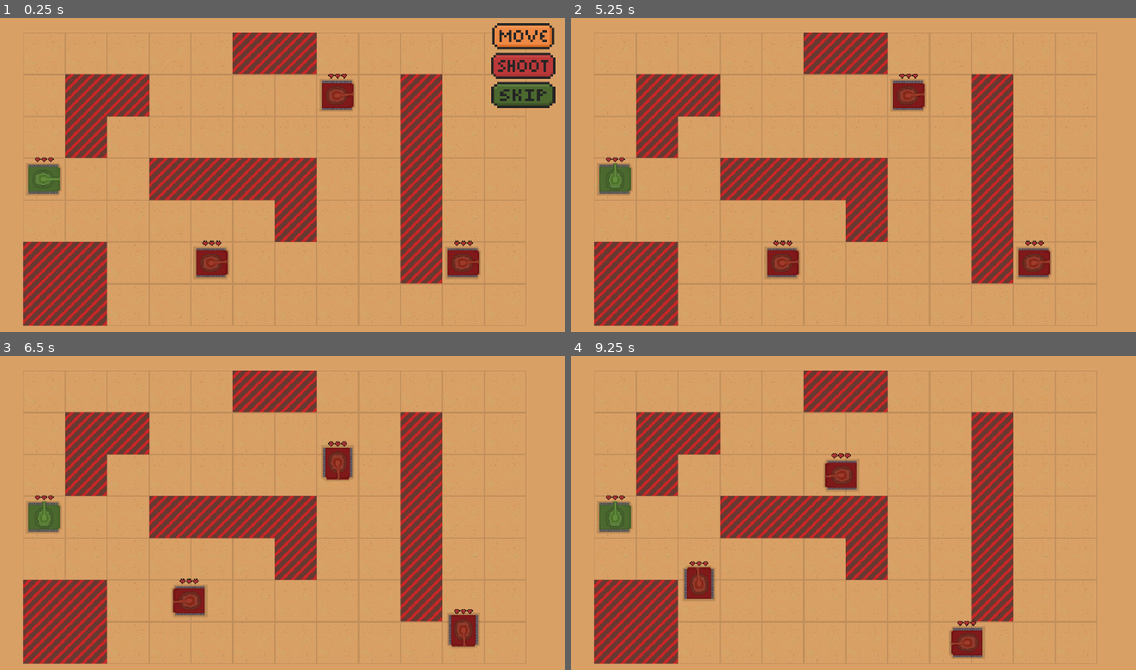
Above: before the commit, frames 1-4 (two rows, left to right).
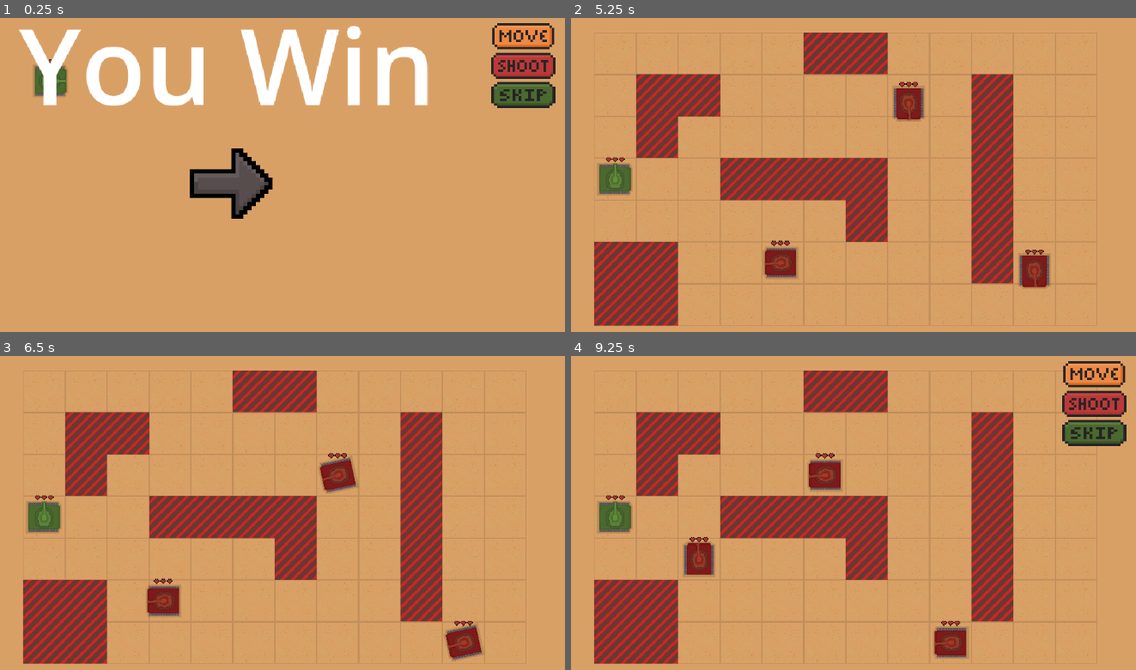
Above: after the commit, the same moments.

Repository: s3716853/tank-game
Game: Godot game, scene res://Scenes/main.tscn
Two runs of this game, one before a commit and one after it. Both use one fixed random seed, a clock stepped at 60 frames per second and the inputs below.
Inputs (mouse positions are in pixels of both pictures, inside the frame that each line leads up to):
- Up to frame 1 (0.25 s): no input
- Up to frame 2 (5.25 s): click (802, 184) at 0.5 s, where only the run after the commit has a clickable "You Win"; click (1096, 36) at 1.25 s; click (1096, 96) at 2 s; click (1096, 65) at 2.75 s; click (616, 146) at 3.5 s; click (1096, 96) at 4.25 s; move the mouse to (943, 181) at 5.02 s; click (943, 181) at 5.17 s
- Up to frame 3 (6.5 s): move the mouse to (84, 560) at 5.77 s; click (84, 560) at 5.92 s
- Up to frame 4 (9.25 s): move the mouse to (864, 456) at 6.52 s; click (864, 456) at 6.67 s; move the mouse to (763, 616) at 7.27 s; click (763, 616) at 7.42 s; move the mouse to (1000, 597) at 8.02 s; click (1000, 597) at 8.17 s; move the mouse to (587, 481) at 8.77 s; click (587, 481) at 8.92 s

The runs differ from the first frame. In frame 1, 29% of the frame differs, in the area x 3-94%, y 2-99%; in frame 2, 1.5%; in frame 3, 2.6%; in frame 4, 5.4%.
Error in both runs: Invalid access to property or key 'position' on a base object of type 'Nil'. (res://Scripts/map.gd:70)

Commit message:
Next Level button

Diff:
--- a/Scenes/main.tscn
+++ b/Scenes/main.tscn
@@ -1,15 +1,18 @@
-[gd_scene load_steps=5 format=3 uid="uid://dwlt5jiinjx0v"]
+[gd_scene load_steps=7 format=3 uid="uid://dwlt5jiinjx0v"]
 
 [ext_resource type="Script" path="res://Scripts/GameManager.gd" id="1_nlw84"]
 [ext_resource type="Script" path="res://Scripts/EnemyHandler.gd" id="3_87fwr"]
 [ext_resource type="Texture2D" uid="uid://lc3e0nluesy3" path="res://Sprites/UI/Restart.png" id="3_ee3pl"]
 [ext_resource type="Texture2D" uid="uid://tar0ulacjkmh" path="res://Sprites/UI/Restart_pressed.png" id="4_5y4px"]
+[ext_resource type="Texture2D" uid="uid://b5xsa8oiuc47" path="res://Sprites/arrow.png" id="5_fpu2f"]
+[ext_resource type="Texture2D" uid="uid://boorbsw0xbkkc" path="res://Sprites/arrow_pressed.png" id="6_kdnnc"]
 
-[node name="MAIN" type="Node2D" node_paths=PackedStringArray("EnemyHandler", "ResetButton")]
+[node name="MAIN" type="Node2D" node_paths=PackedStringArray("EnemyHandler", "ResetButton", "NextLevelButton")]
 texture_filter = 1
 script = ExtResource("1_nlw84")
 EnemyHandler = NodePath("Enemy Handler")
 ResetButton = NodePath("UI/RestartButton")
+NextLevelButton = NodePath("UI/NextLeveLButton")
 
 [node name="Enemy Handler" type="Node2D" parent="."]
 script = ExtResource("3_87fwr")
@@ -40,12 +43,43 @@
 texture_hover = ExtResource("4_5y4px")
 
 [node name="RichTextLabel" type="RichTextLabel" parent="UI/RestartButton"]
-offset_left = -34.0058
-offset_top = -29.1066
-offset_right = 739.994
-offset_bottom = 214.893
+offset_left = -34.0
+offset_top = -35.0
+offset_right = 740.0
+offset_bottom = 174.0
 scale = Vector2(0.17, 0.17)
 theme_override_font_sizes/normal_font_size = 150
 text = "You Lose"
 
+[node name="NextLeveLButton" type="TextureButton" parent="UI"]
+visible = false
+texture_filter = 1
+anchors_preset = 8
+anchor_left = 0.5
+anchor_top = 0.5
+anchor_right = 0.5
+anchor_bottom = 0.5
+offset_left = 82.0
+offset_top = -90.0
+offset_right = 100.0
+offset_bottom = -70.0
+grow_horizontal = 2
+grow_vertical = 2
+rotation = 1.57079
+scale = Vector2(6.94, 6.94)
+texture_normal = ExtResource("5_fpu2f")
+texture_pressed = ExtResource("6_kdnnc")
+texture_hover = ExtResource("6_kdnnc")
+
+[node name="RichTextLabel" type="RichTextLabel" parent="UI/NextLeveLButton"]
+offset_left = -37.8964
+offset_top = 61.3832
+offset_right = 736.104
+offset_bottom = 275.383
+rotation = -1.57079
+scale = Vector2(0.17, 0.17)
+theme_override_font_sizes/normal_font_size = 150
+text = "You Win"
+
 [connection signal="pressed" from="UI/RestartButton" to="." method="_on_restart_button_pressed"]
+[connection signal="pressed" from="UI/NextLeveLButton" to="." method="_on_next_leve_l_button_pressed"]
--- a/Scripts/EnemyHandler.gd
+++ b/Scripts/EnemyHandler.gd
@@ -24,7 +24,7 @@
 func _process(delta: float) -> void:
 	#If there are no enemy tanks remaining then the player wins
 	if(enemy_amount <= 0):
-		get_parent().end_level()
+		get_parent().round_won()
 
 #Sets the cell_empty = false for every enemy position
 #this is called once at the start of the game and then every enemy move
--- a/Scripts/GameManager.gd
+++ b/Scripts/GameManager.gd
@@ -4,6 +4,7 @@
 @export var Player : Node2D
 @export var Map : TileMapLayer
 @export var ResetButton : TextureButton
+@export var NextLevelButton : TextureButton
 
 var level_over
 var player_turn
@@ -21,29 +22,36 @@
 		start_level(map_number)
 
 func set_enemy_turn():
-	await get_tree().create_timer(1).timeout
+	await get_tree().create_timer(0.1).timeout
 	if !player_turn:
 		EnemyHandler.enemy_turn(Map, Map.local_to_map(Player.target_location))
 	else:
 		player_turn = false
 
 func set_player_turn():
-	await get_tree().create_timer(1).timeout
+	await get_tree().create_timer(0.1).timeout
 	if is_instance_valid(Player):
 		Player.player_turn()
 	else:
 		print("Game Over")
-		end_level()
 
 #Updates the cell_empty for nodes that an enemy is occupying
 func enemy_location(old_position, new_position):
 	Map.set_cell_empty(old_position, new_position)
 
+#Turns on the next level button
+func round_won():
+	NextLevelButton.visible = true
+func _on_next_leve_l_button_pressed() -> void:
+	NextLevelButton.visible = false
+	end_level()
+
 func end_level():
 	Map.queue_free()
-	Player.queue_free()
 	map_number += 1
 	level_over = true
+	if(Player != null):
+		Player.queue_free()
 
 #Turns on the reset button
 func game_over():
Binary file added: Sprites/arrow_pressed.png
Not shown, added: Sprites/arrow_pressed.png.import
